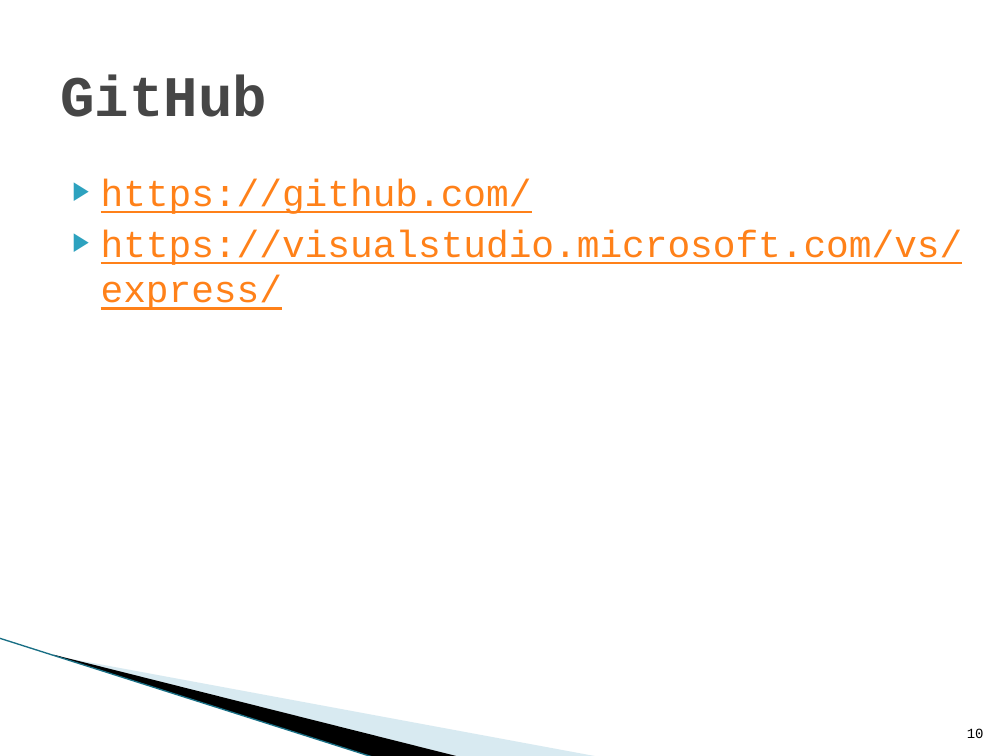
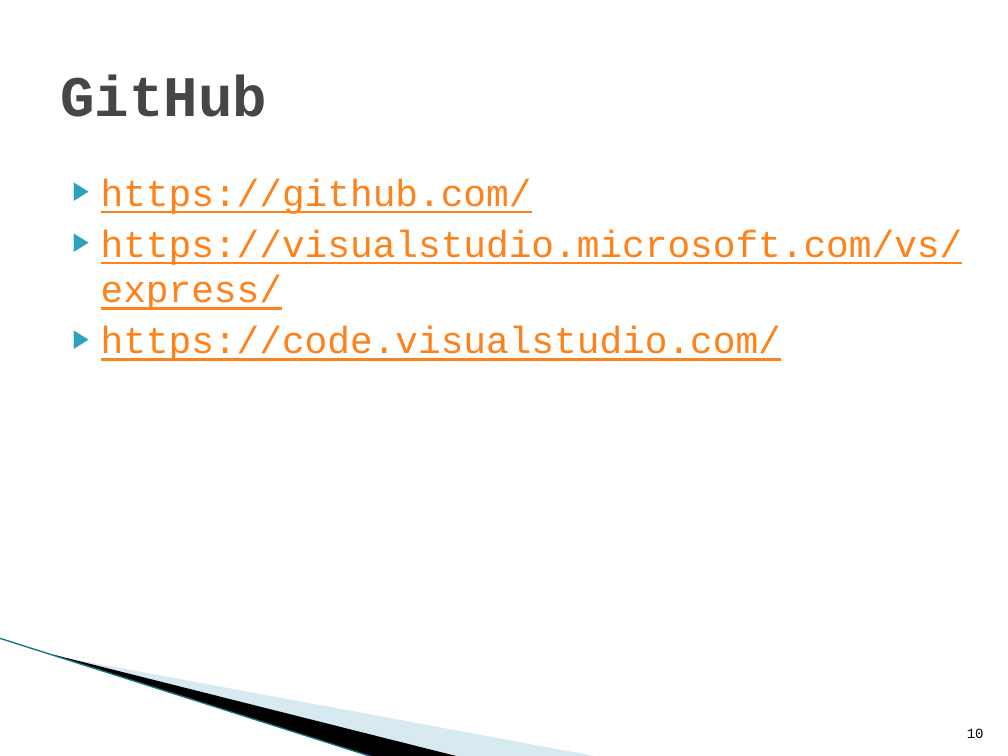
Before and after one commit to Mar15R/Java1, a slide deck: slide 10 of Presentation/1_Nodarbība.pptx. Drawn at 1008x756 pixels with LibreOffice and Linux fonts; fonts in the diff are those of the drawing; background and template pictures are left out. Boxes give left, top, right and bottom in pixels: in the first picture for what was removed or moved away, otherwise in the second. Text is boxed around its words. In the diff, an @@ line names an element or a change of style, - is before the commit and + after.

Commit message:
ppt update 2

```diff
--- a/Presentation/1_Nodarbība.pptx
+++ b/Presentation/1_Nodarbība.pptx
@@ text at [101, 326, 781, 361]: paragraph added @@
+▶ https://code.visualstudio.com/
```
Also in this commit, not shown: 3 slides added, 1 slide removed.
